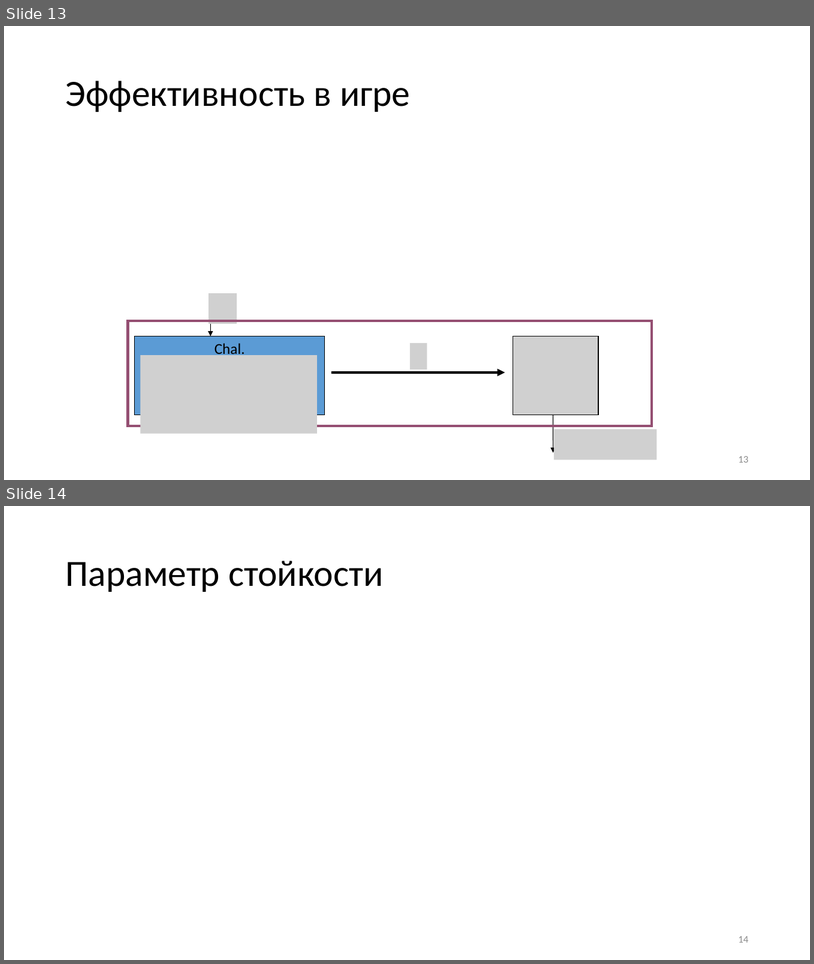
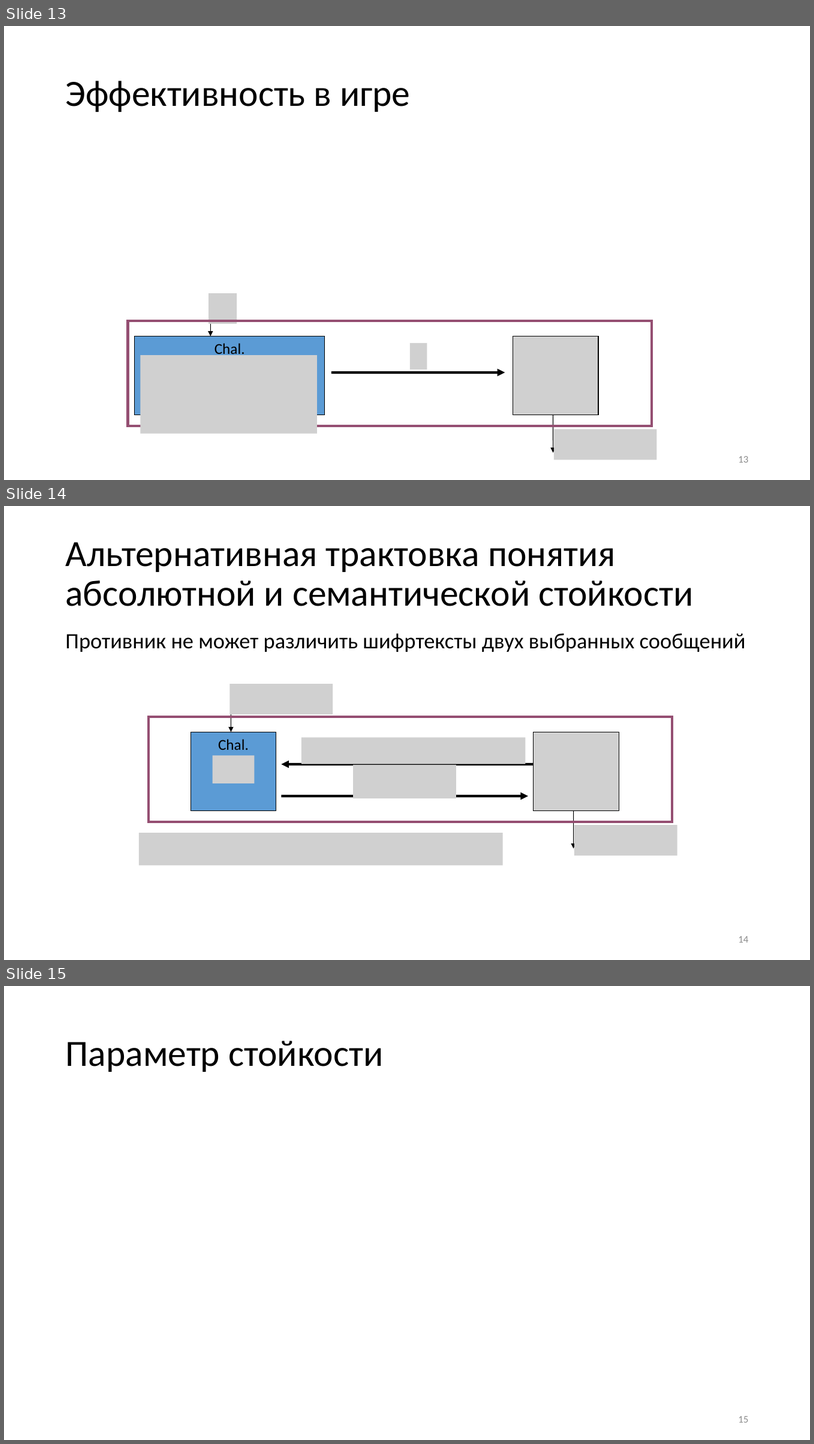
Before and after one commit to CryptoCourse/CryptoLectures, a slide deck: Lectures/Lecture2.pptx. Shown one above the other, each under a label of ours: slides 13 and 14 before the commit, slides 13, 14 and 15 after it. The pictures are 814x964 and 814x1444 pixels, drawn with LibreOffice and Linux fonts; fonts in the diff are those of the drawing; grey boxes stand for pictures. Boxes give left, top, right and bottom in pixels: in the first picture for what was removed or moved away, otherwise in the second. Text is boxed around its words. In the diff, an @@ line names an element or a change of style, - is before the commit and + after.

```diff
--- a/Lectures/Lecture2.pptx
+++ b/Lectures/Lecture2.pptx
@@ slide 14 added at (4,506,810,960), background #FFFFFF @@
@@ title added at (65,542,693,606), 44 pt, text #000000 @@
+Альтернативная трактовка понятия абсолютной и семантической стойкости
@@ text added at (65,633,746,652), 26 pt, text #000000 @@
+Противник не может различить шифртексты двух выбранных сообщений
@@ picture added at (230,684,333,715) @@
@@ arrow added from (231, 698) to (231, 732), #000000 0.75 pt @@
@@ rectangle added at (149,717,673,822), outline #954F72 3 pt @@
@@ rectangle added at (191,732,277,810), fill #5B9BD5, outline #000000 0.75 pt, 18 pt, text #000000 @@
+Chal.
@@ picture added at (302,737,525,764) @@
@@ picture added at (533,732,619,810) @@
@@ picture added at (213,755,254,783) @@
@@ arrow added from (533, 765) to (282, 765), #000000 3 pt @@
@@ picture added at (354,765,456,798) @@
@@ arrow added from (282, 796) to (528, 796), #000000 3 pt @@
@@ arrow added from (574, 810) to (574, 849), #000000 0.75 pt @@
@@ picture added at (575,825,677,856) @@
@@ picture added at (139,832,503,865) @@
@@ page number added at (738,936,749,942), 12 pt, text #8C8C8C @@
+14
@@ what was slide 14 is now slide 15 @@
@@ page number at (738,1416,749,1422): text changed @@
-14
+15
```
Also in this commit, not shown: 4 slides changed, 3 other files.
